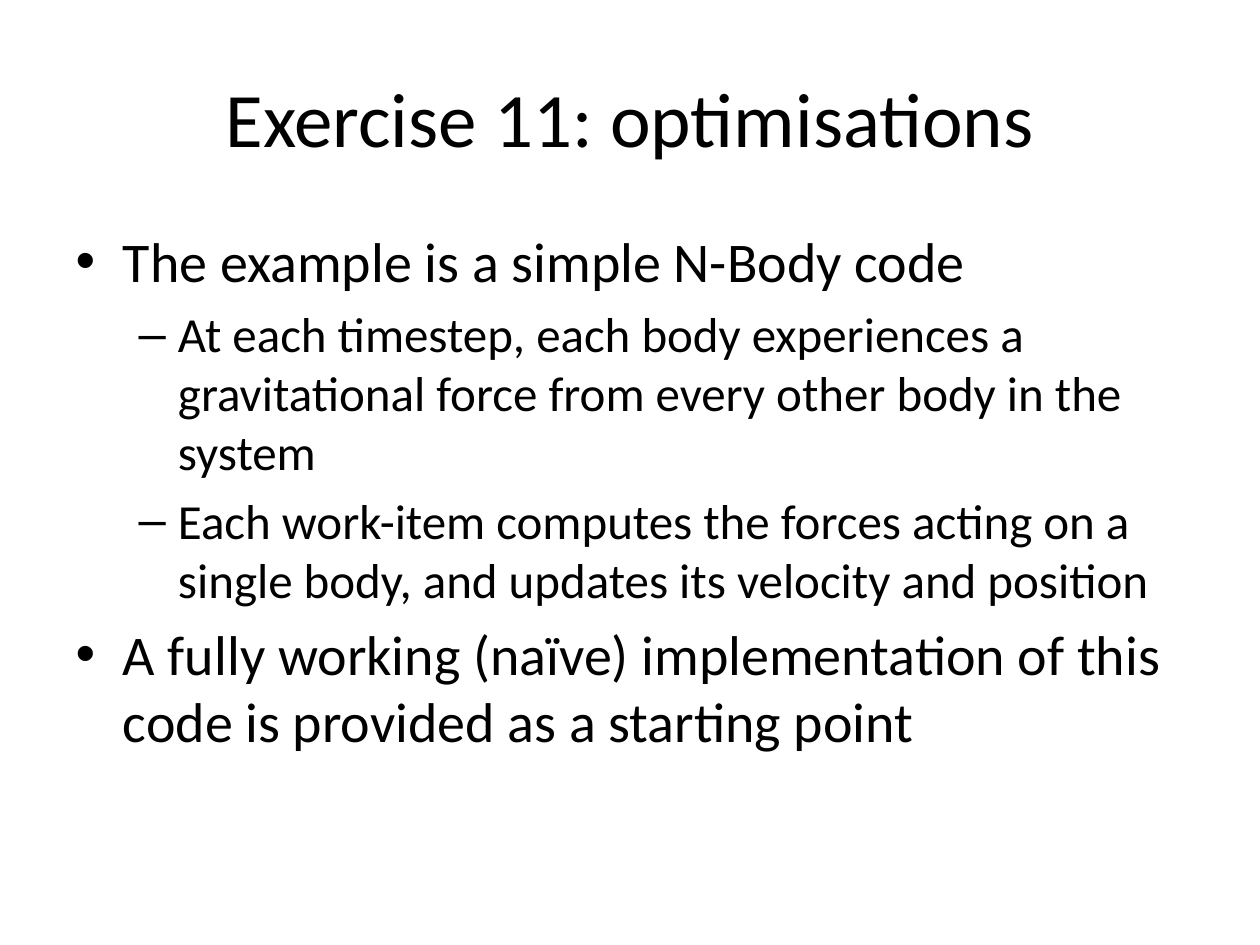
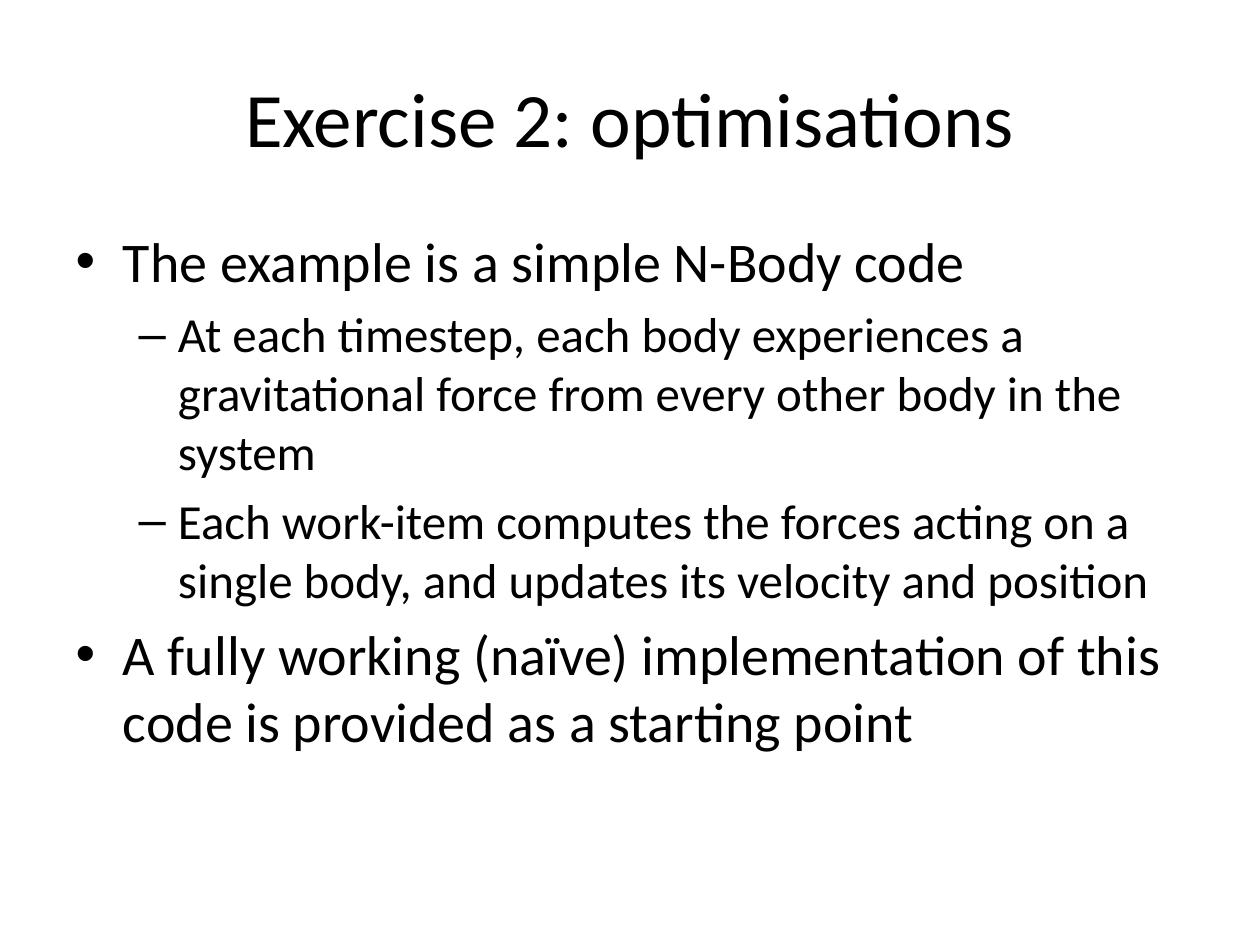
Before and after one commit to UoB-HPC/opencl-training-code, a slide deck: slide 20 of slides/advanced_part2.pptx. Drawn at 1260x945 pixels with LibreOffice and Linux fonts; fonts in the diff are those of the drawing. Boxes give left, top, right and bottom in pixels: in the first picture for what was removed or moved away, otherwise in the second. Text is boxed around its words. In the diff, an @@ line names an element or a change of style, - is before the commit and + after.

```diff
--- a/slides/advanced_part2.pptx
+++ b/slides/advanced_part2.pptx
@@ title at [245,93,1014,160]: text changed @@
-Exercise 11: optimisations
+Exercise 2: optimisations
```
Also in this commit, not shown: 12 other slides changed.
